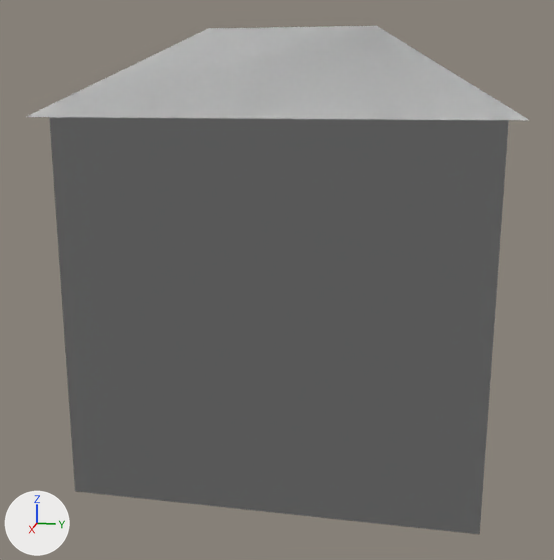
What one commit did to the glTF model assets/models/buildings/res_old/bld_res_old_a.glb.
Rendered twice from a camera (50 mm lens) standing at (23.19, 4.23, 9.38) and looking at (0.22, -0.36, 3.64). The lights are fixed; the arrows at lower left show +X, +Y and +Z. The picture after the commit comes second. Objects named as collision shapes, trigger or cutter boxes, shadow casters or lower levels of detail are left out. Vertices at exactly the same position are counted once.

In view in the first picture: 'bld_res_old_a_LOD0', 'bld_res_old_a_PROXY'.
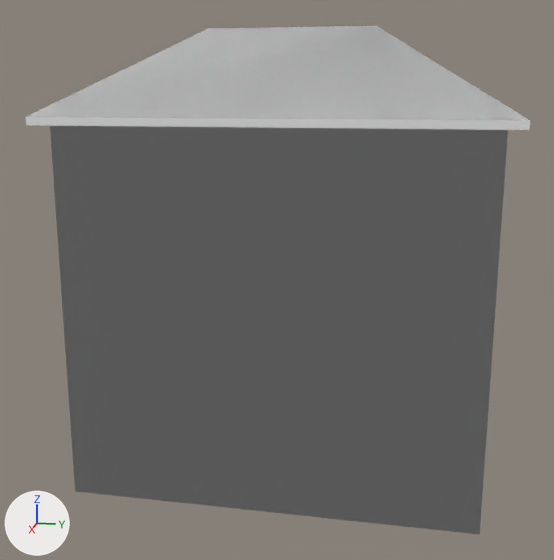
Where the change shows, as pixel boxes [x1, y1, x2, y2] in the pictures (554 x 560 px):
```json
{"object": "bld_res_old_a_LOD0", "change": "reshaped", "before": [27, 26, 529, 534], "after": [26, 26, 530, 534]}
{"part": 1, "of": "me_bld_res_old_a_lod0", "change": "added", "after": [26, 117, 530, 130]}
```

The change, as JSON lines over the scene's bpy script:
```json
{"block": "me_bld_res_old_a_lod0", "where": "# used by ob_bld_res_old_a_lod0; location = (0.0, 0.0, 0.0)"}
{"block": "me_bld_res_old_a_lod0", "where": "# verts and faces of me_bld_res_old_a_lod0; kept vertices keep their numbers, new ones are numbered from 96"}
{"block": "me_bld_res_old_a_lod0", "where": "# before: 58 (3.95, -6.45, 8.72) at pixel (25, 116), 59 (3.95, 6.45, 8.72) at pixel (530, 120), 62 (-3.95, 6.45, 8.72), 63 (-3.95, -6.45, 8.72)"}
{"op": "remove", "block": "me_bld_res_old_a_lod0", "code": "me_bld_res_old_a_lod0.from_pydata(...)  # 96 vertices, 128 faces; spans x -3.95..3.95, y -6.8..6.45, z -2.5..11.2"}
{"op": "add", "block": "me_bld_res_old_a_lod0", "code": "me_bld_res_old_a_lod0.from_pydata(...)  # 100 vertices, 136 faces; spans x -3.95..3.95, y -6.8..6.45, z -2.5..11.2"}
{"block": "me_bld_res_old_a_lod0", "change": "me_bld_res_old_a_lod0 part 1"}
{"op": "add", "block": "me_bld_res_old_a_lod0", "code": "for new, old in zip([*range(96, 100)], [58, 59, 62, 63]): verts[new] = verts[old] + (0.0, 0.0, -0.22)"}
{"op": "add", "block": "me_bld_res_old_a_lod0", "code": "faces += [(58, 99, 96), (58, 63, 99), (62, 97, 98), (59, 97, 62), (59, 96, 97), (58, 96, 59)]"}
{"op": "add", "block": "me_bld_res_old_a_lod0", "code": "faces += [(63, 98, 99), (62, 98, 63)]"}
```
